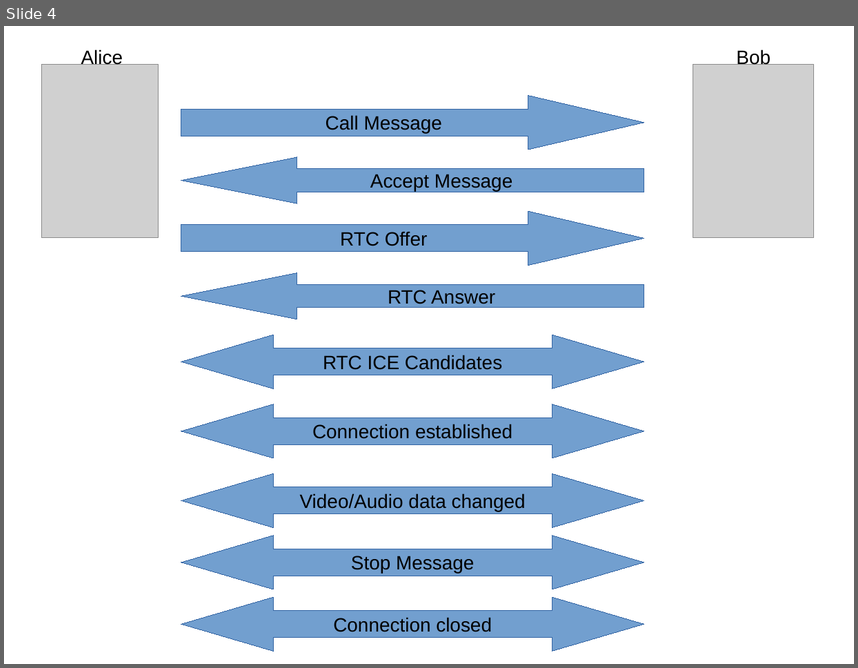
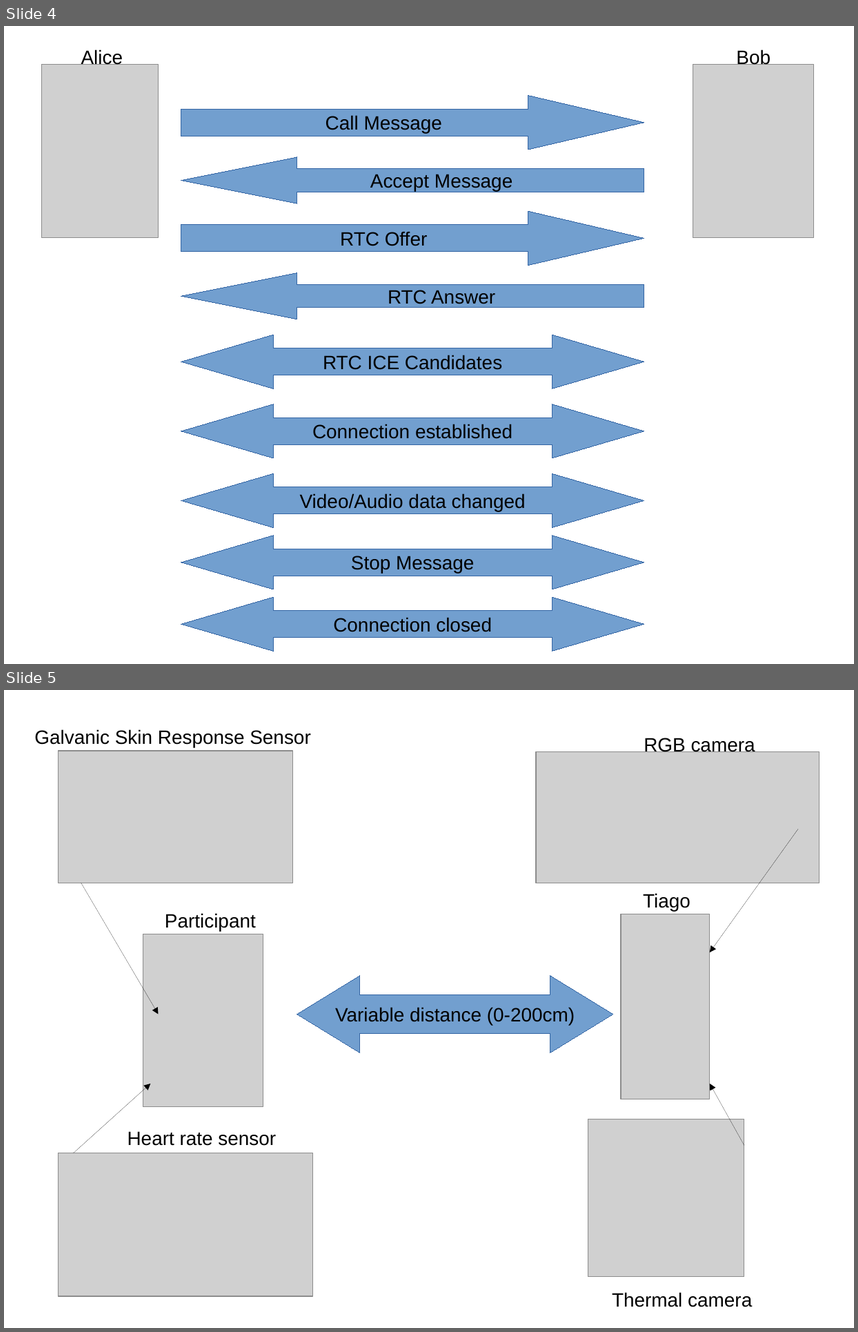
Before and after one commit to sdcioc/licenta, a slide deck: imaginiLicenta.odp. Shown one above the other, each under a label of ours: slide 4 before the commit, slides 4 and 5 after it. The pictures are 858x668 and 858x1332 pixels, drawn with LibreOffice and Linux fonts; fonts in the diff are those of the drawing; grey boxes stand for pictures. Boxes give left, top, right and bottom in pixels: in the first picture for what was removed or moved away, otherwise in the second. Text is boxed around its words. In the diff, an @@ line names an element or a change of style, - is before the commit and + after.

```diff
--- a/imaginiLicenta.odp
+++ b/imaginiLicenta.odp
@@ slide 5 added at (4,690,854,1328), background #FFFFFF @@
@@ text added at (34,729,310,747), 18 pt, text #000000 @@
+Galvanic Skin Response Sensor
@@ picture added at (58,751,293,883) @@
@@ picture added at (536,751,820,883) @@
@@ text added at (644,736,755,755), 18 pt, text #000000 @@
+RGB camera
@@ arrow added from (799, 829) to (710, 952), #000000 0 pt @@
@@ arrow added from (81, 883) to (159, 1014), #000000 0 pt @@
@@ text added at (643,893,691,911), 18 pt, text #000000 @@
+Tiago
@@ text added at (165,913,256,931), 18 pt, text #000000 @@
+Participant
@@ picture added at (621,914,710,1099) @@
@@ picture added at (143,934,263,1107) @@
@@ left right arrow added at (297,976,613,1052), fill #729FCF, outline #3465A4 0 pt, 18 pt, text #000000 @@
+Variable distance (0-200cm)
@@ arrow added from (74, 1153) to (150, 1083), #000000 0 pt @@
@@ arrow added from (744, 1145) to (710, 1083), #000000 0 pt @@
@@ picture added at (588,1119,744,1276) @@
@@ text added at (128,1131,276,1145), 18 pt, text #000000 @@
+Heart rate sensor
@@ picture added at (58,1153,312,1297) @@
@@ text added at (612,1292,752,1307), 18 pt, text #000000 @@
+Thermal camera
```
Also in this commit, not shown: 35 other files.
